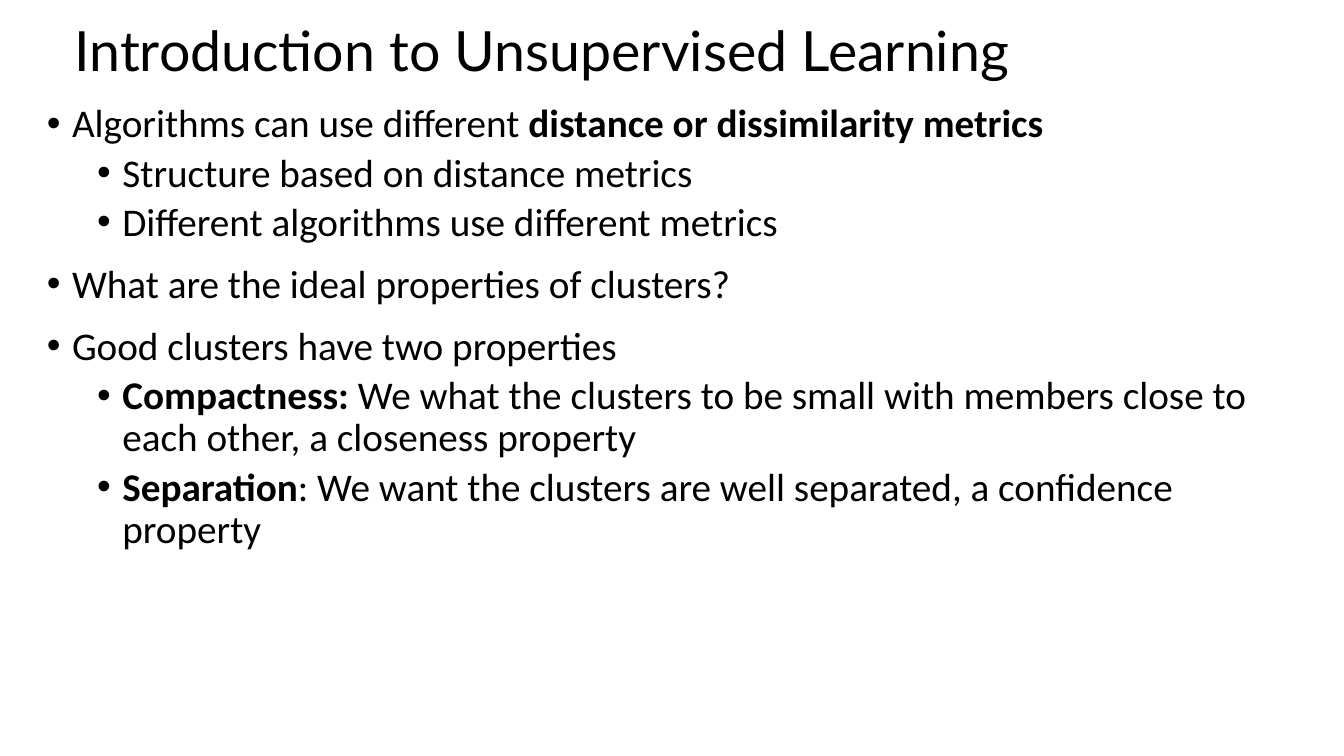
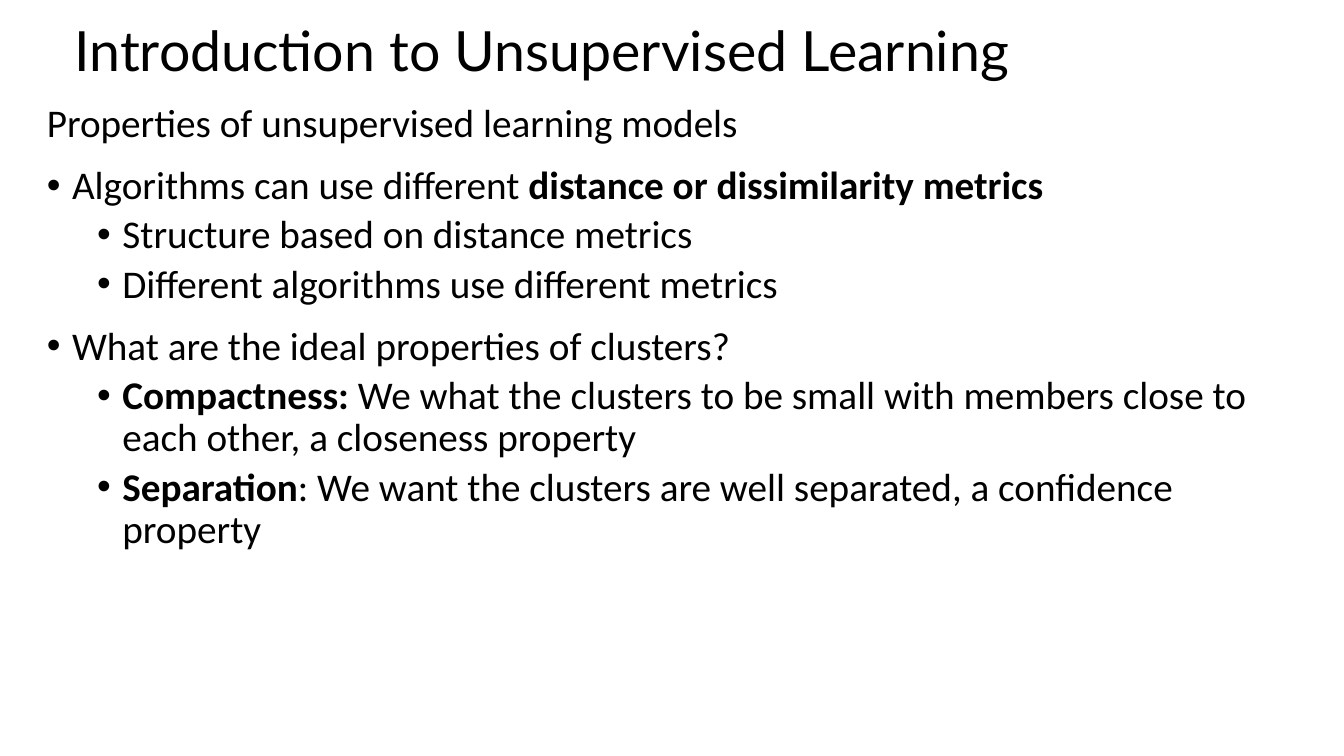
Before and after one commit to StephenElston/CSCI-E-108, a slide deck: slide 5 of slides/6_IntroductionToClustering.pptx. Drawn at 1344x756 pixels with LibreOffice and Linux fonts; fonts in the diff are those of the drawing. Boxes give left, top, right and bottom in pixels: in the first picture for what was removed or moved away, otherwise in the second. Text is boxed around its words. In the diff, an @@ line names an element or a change of style, - is before the commit and + after.

Commit message:
Corrected small typo from lecture

```diff
--- a/slides/6_IntroductionToClustering.pptx
+++ b/slides/6_IntroductionToClustering.pptx
@@ text at bbox=[47, 109, 737, 144]: paragraph added @@
+Properties of unsupervised learning models
@@ text at bbox=[72, 332, 617, 367]: paragraph removed @@
-• Good clusters have two properties
```
Also in this commit, not shown: 33 other slides changed.
